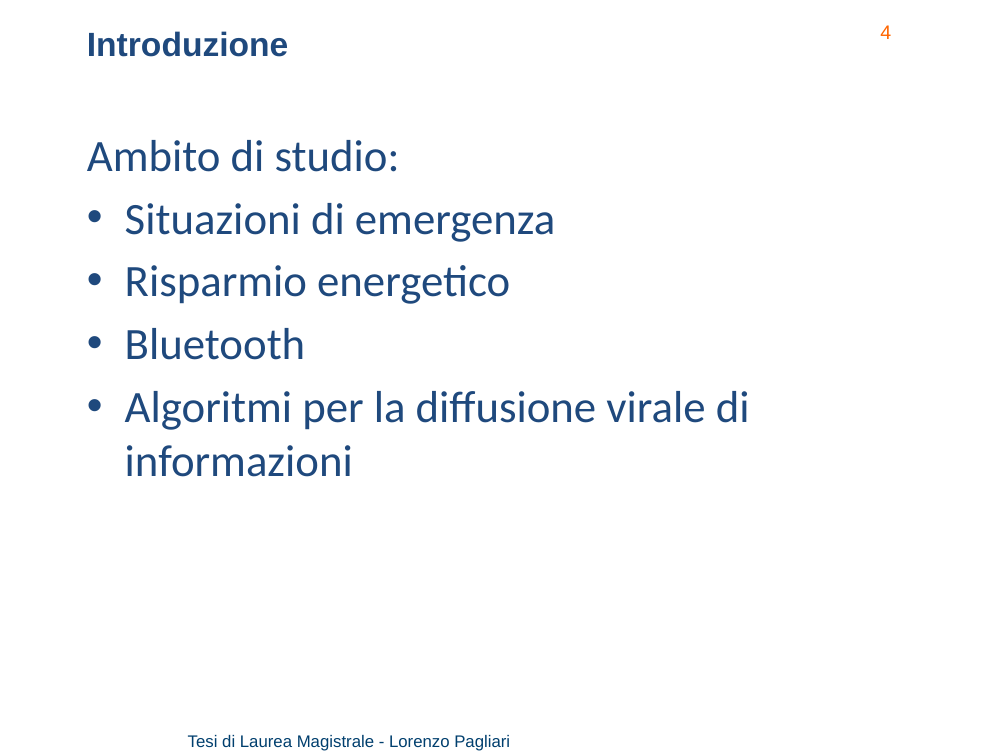
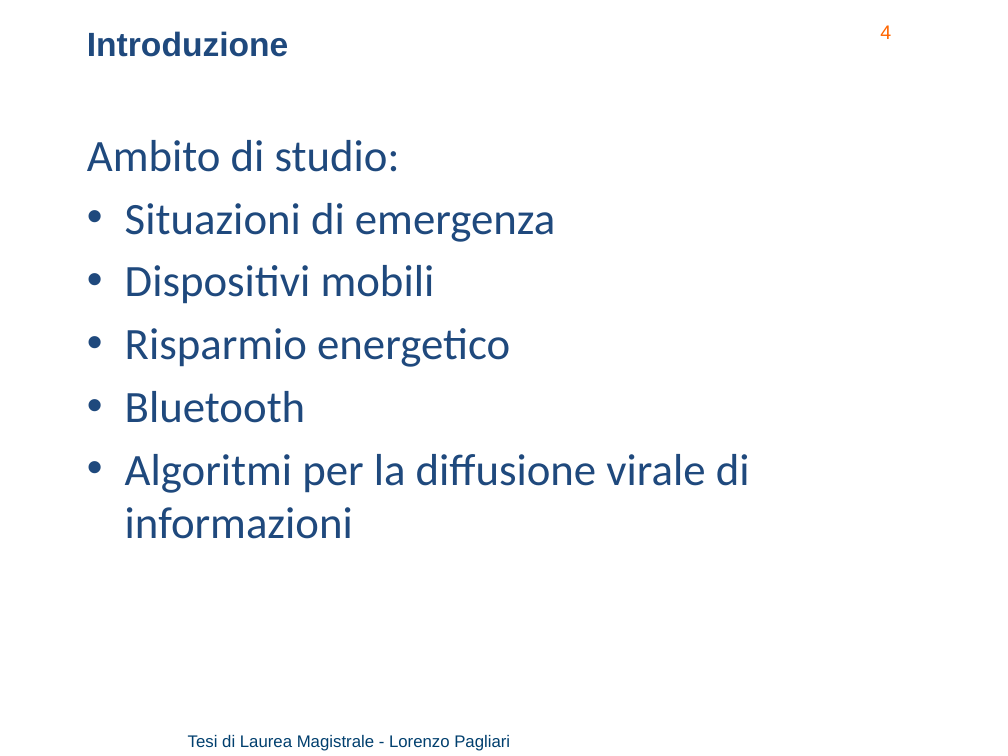
Before and after one commit to lorenzo-pagliari/Tesi, a slide deck: slide 4 of presentazione/Pagliari Lorenzo - presentazione_v3.pptx. Drawn at 1008x756 pixels with LibreOffice and Linux fonts; fonts in the diff are those of the drawing; background and template pictures are left out. Boxes give left, top, right and bottom in pixels: in the first picture for what was removed or moved away, otherwise in the second. Text is boxed around its words. In the diff, an @@ line names an element or a change of style, - is before the commit and + after.

```diff
--- a/presentazione/Pagliari Lorenzo - presentazione_v3.pptx
+++ b/presentazione/Pagliari Lorenzo - presentazione_v3.pptx
@@ text at bbox=[125, 265, 435, 304]: paragraph added @@
+• Dispositivi mobili
```
Also in this commit, not shown: 6 other slides changed, 1 other file.
